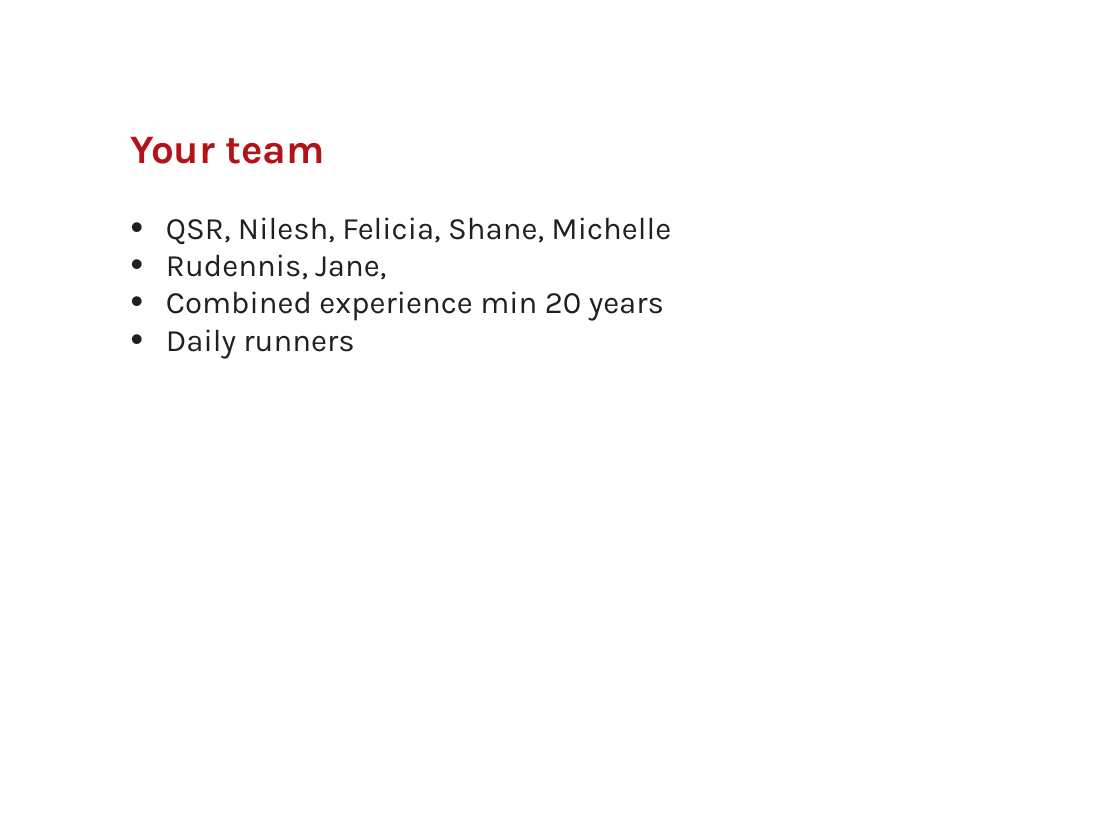
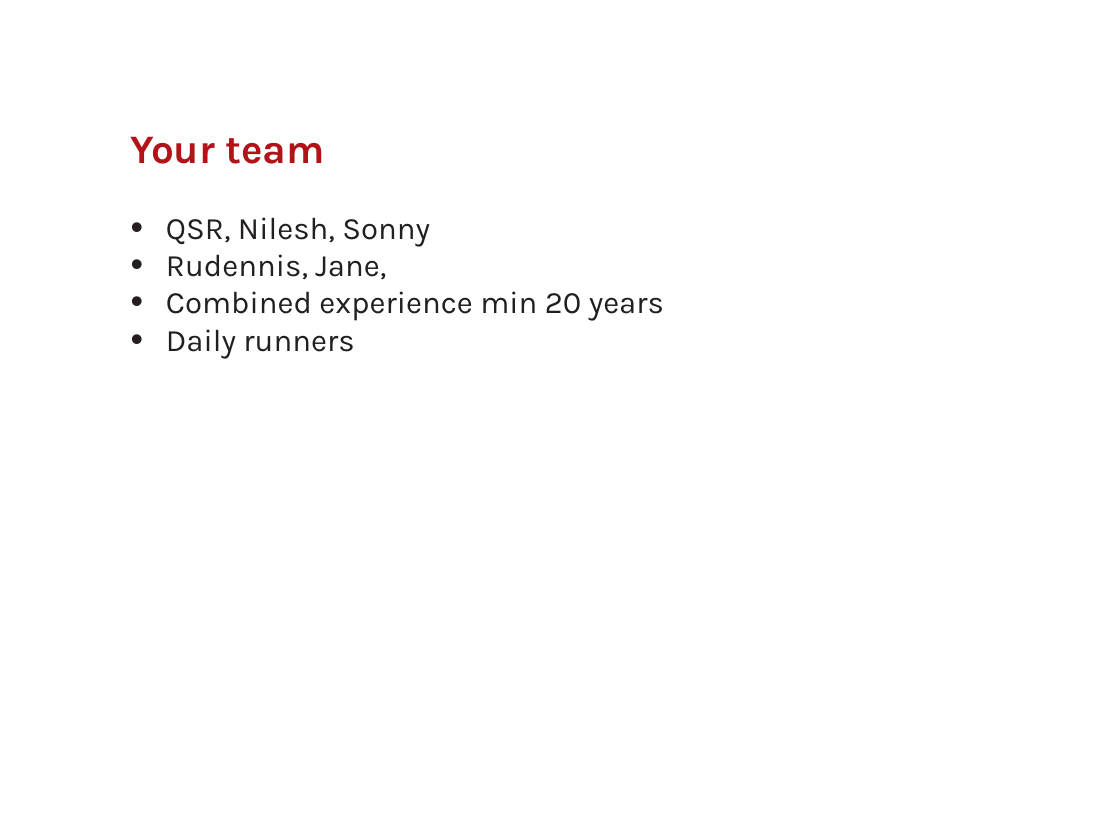
Before and after one commit to SullivanC137/Apex-Workshops, a slide deck: slide 3 of Going the distance/goingTheDistance.pptx (slide 4 before the commit). Drawn at 1120x840 pixels with LibreOffice and Linux fonts; fonts in the diff are those of the drawing; background and template pictures are left out. Boxes give left, top, right and bottom in pixels: in the first picture for what was removed or moved away, otherwise in the second. Text is boxed around its words. In the diff, an @@ line names an element or a change of style, - is before the commit and + after.

```diff
--- a/Going the distance/goingTheDistance.pptx
+++ b/Going the distance/goingTheDistance.pptx
@@ text at box(166, 217, 430, 247): text changed @@
-• QSR, Nilesh, Felicia, Shane, Michelle
+• QSR, Nilesh, Sonny
```
Also in this commit, not shown: 4 other slides changed, 3 other files.
